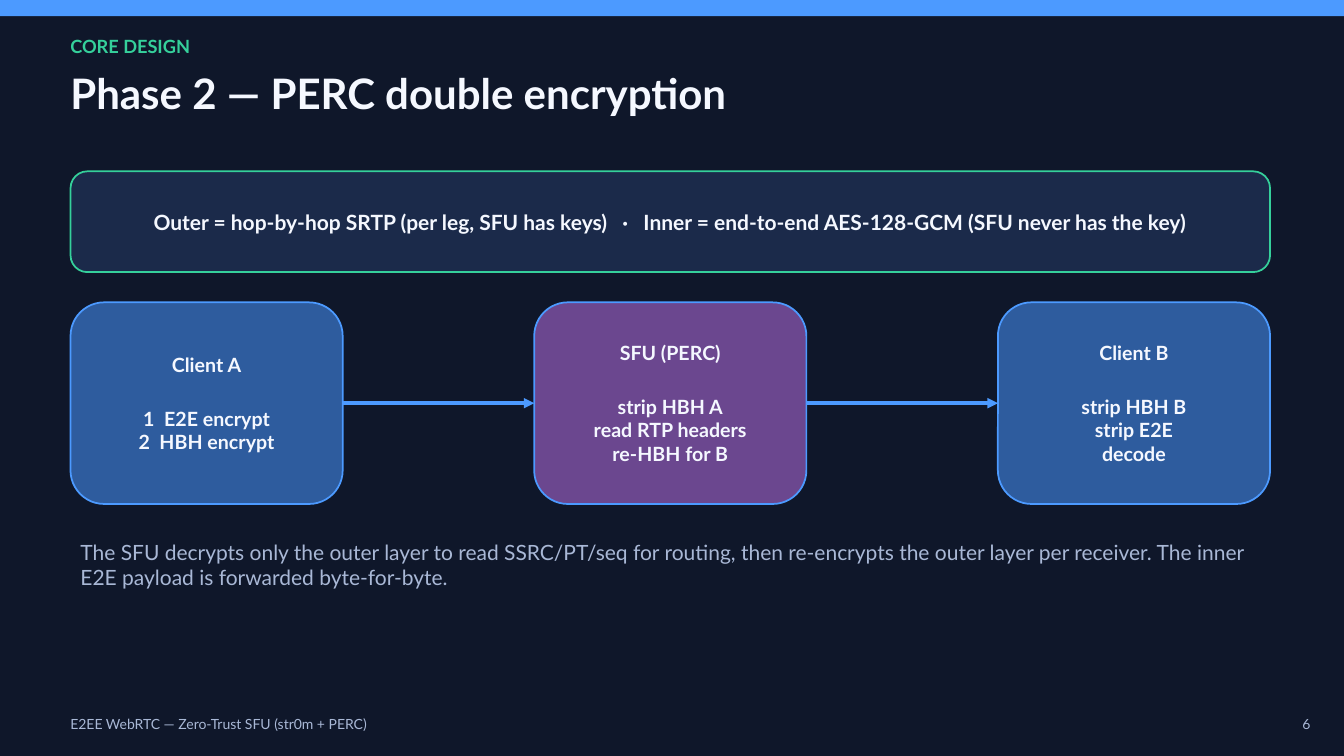
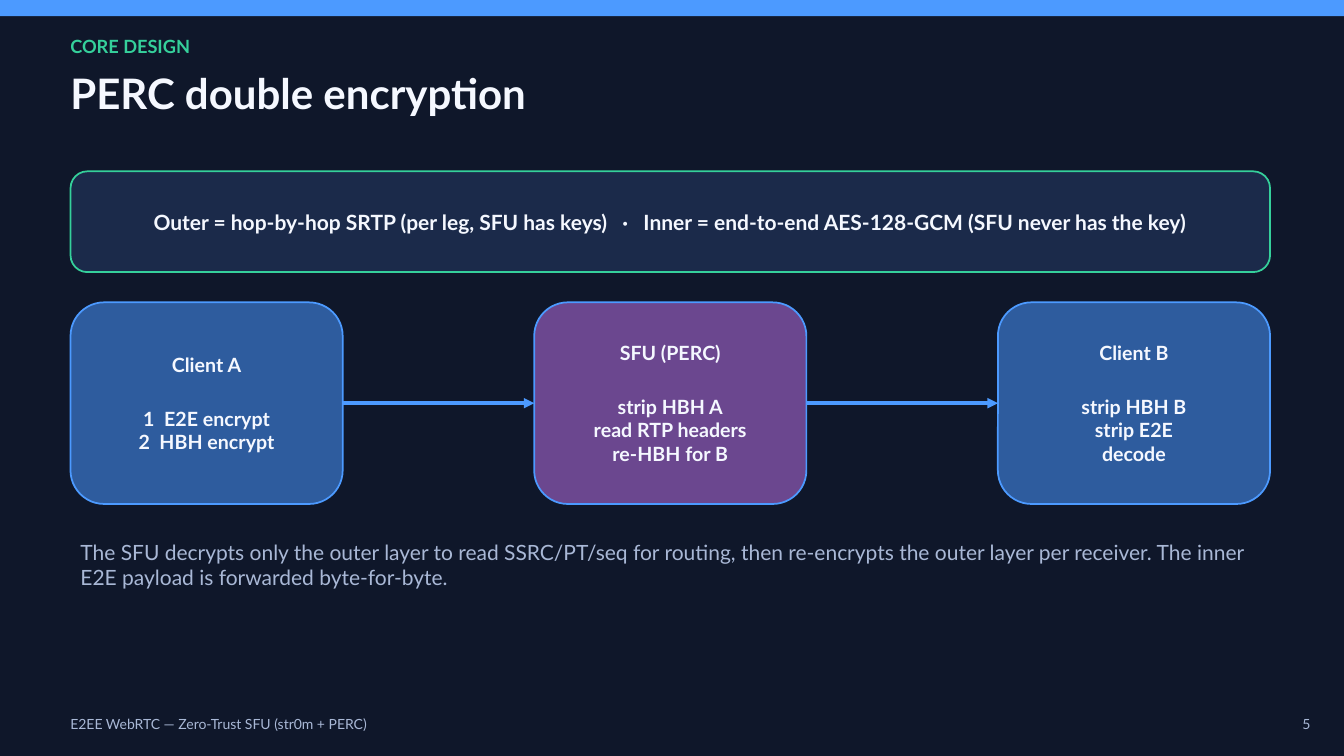
Before and after one commit to mosamorosev/str0m-e2ee, a slide deck: slide 6 of docs/E2EE-Architecture.pptx (slide 7 before the commit). Drawn at 1344x756 pixels with LibreOffice and Linux fonts; fonts in the diff are those of the drawing. Boxes give left, top, right and bottom in pixels: in the first picture for what was removed or moved away, otherwise in the second. Text is boxed around its words. In the diff, an @@ line names an element or a change of style, - is before the commit and + after.

```diff
--- a/docs/E2EE-Architecture.pptx
+++ b/docs/E2EE-Architecture.pptx
@@ text at box(70, 77, 525, 116): text changed @@
-Phase 2 — PERC double encryption
+PERC double encryption
@@ text at box(1302, 719, 1310, 729): text changed @@
-6
+5
```
Also in this commit, not shown: 10 other slides changed, 1 slide removed, 7 other files.
